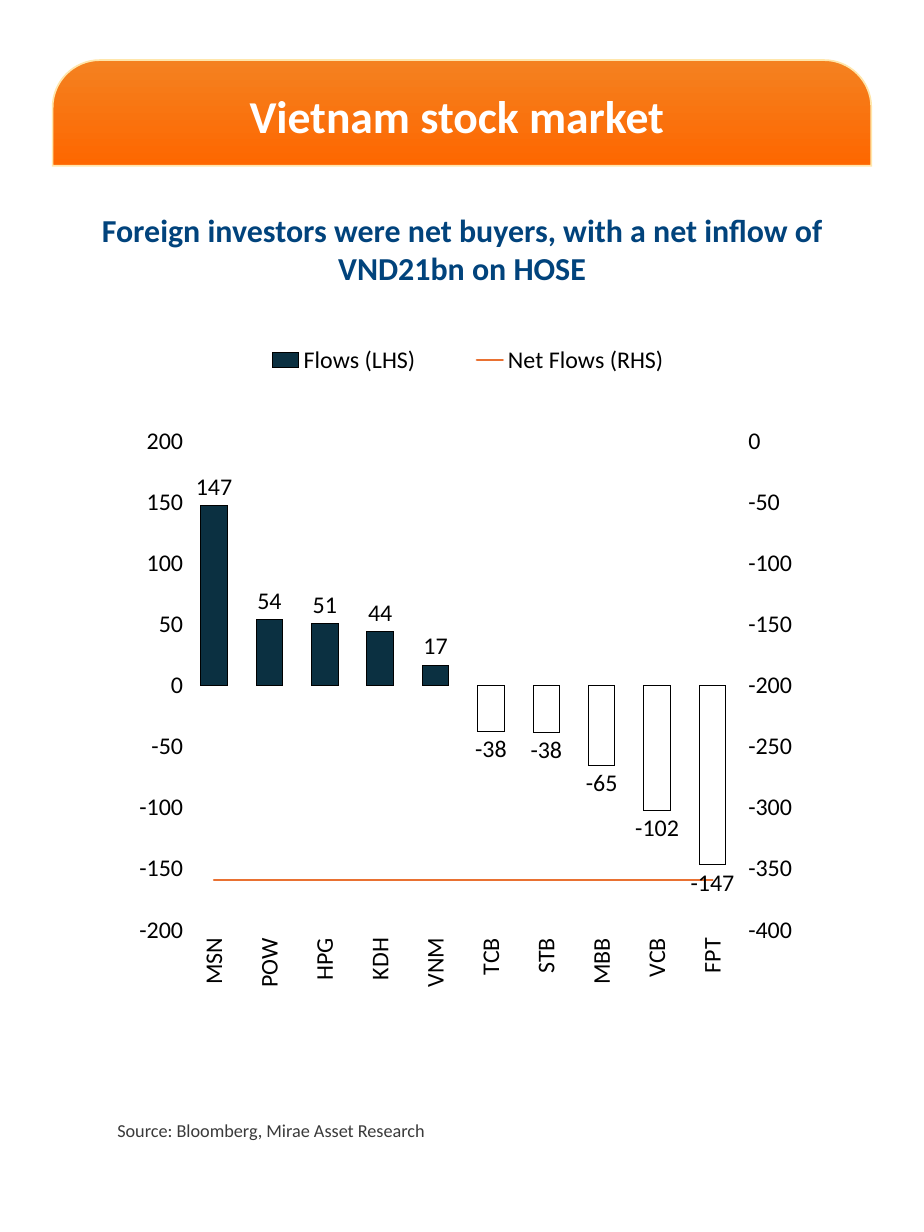
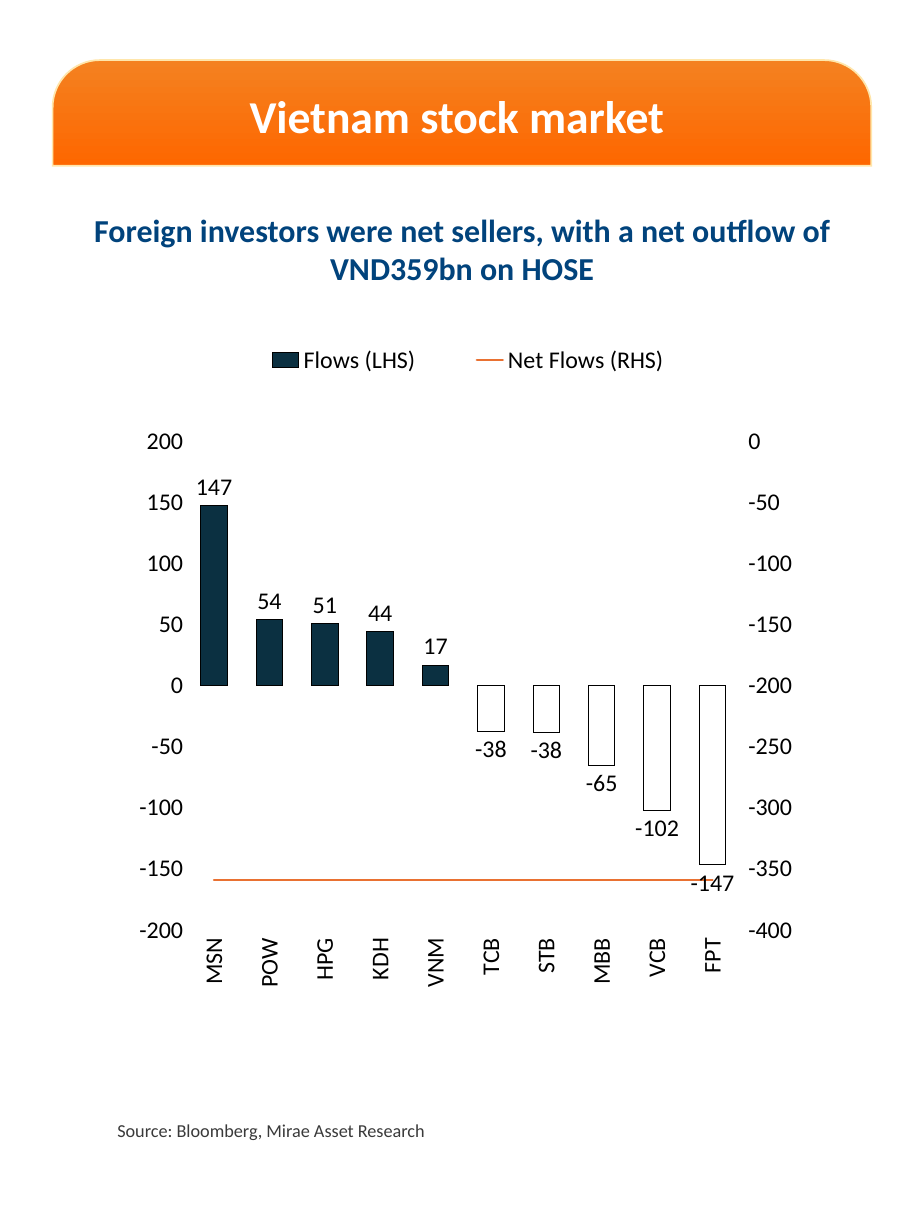
Before and after one commit to datquanton/verbose-guide, a slide deck: slide 5 of DailyReport_Mobile_EN_20261117.pptx. Drawn at 924x1232 pixels with LibreOffice and Linux fonts; fonts in the diff are those of the drawing; background and template pictures are left out. Boxes give left, top, right and bottom in pixels: in the first picture for what was removed or moved away, otherwise in the second. Text is boxed around its words. In the diff, an @@ line names an element or a change of style, - is before the commit and + after.

```diff
--- a/DailyReport_Mobile_EN_20261117.pptx
+++ b/DailyReport_Mobile_EN_20261117.pptx
@@ text at <box>94,219,830,281</box>: text changed @@
-Foreign investors were net buyers, with a net inflow of VND21bn on HOSE
+Foreign investors were net sellers, with a net outflow of VND359bn on HOSE
```
Also in this commit, not shown: 1 other slide changed.
